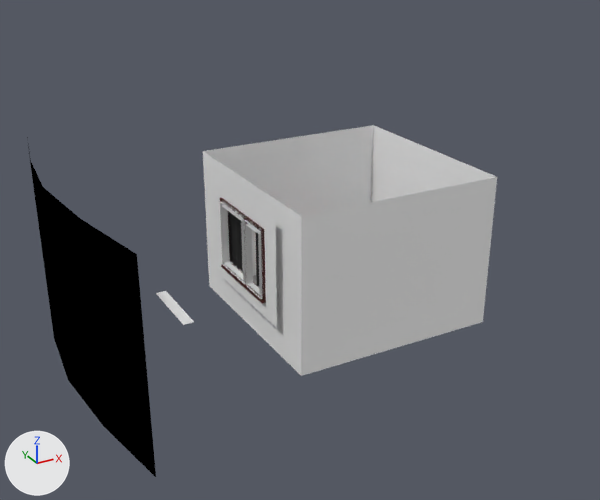
Two versions of the Blender file blend/furniture_003.blend, one commit apart.
The view is the same before and after, from a 50 mm lens placed at (-6.73, -10.8, 6.56), pointed at (-1.07, -0.52, 1.42). Arrows for +X, +Y and +Z are at lower left; the lights stay in place.

Names of what the first picture shows: 'Backdrop', 'Curtain R', 'Plane', 'Wall E', 'Wall N', 'Wall S', 'Wall W', 'Window'.
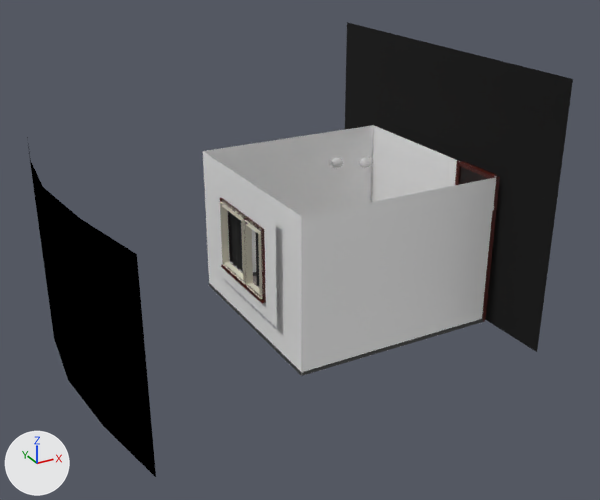
Where the change shows, as pixel boxes (x1, y1, x2, y2) in the pictures (600 x 500 px):
'Wall N.001', added (black)
    after: (345, 22, 573, 352)
'Plane.002', added
    after: (455, 160, 500, 322)
'Plinta', added
    after: (302, 319, 483, 376)
'Plane', deleted
    before: (156, 291, 194, 325)
'Plinta.001', added
    after: (209, 283, 301, 375)
'Plane.004', added
    after: (459, 167, 488, 185)
'Plinta.002', added
    after: (253, 272, 257, 276)
part 1 of me_plane_002, built on
    both: (373, 126, 496, 186)

Edits to the bpy script that builds the scene:
```text
Add mat_plinta:
    mat_plinta = bpy.data.materials.new('Plinta')
    # uses the picture img_plinta_tex_jpg
Add mat_door_window:
    mat_door_window = bpy.data.materials.new('Door Window')
    # colours: orange #e1a432
    # uses the picture img_door_window_tex_jpg
Change me_plane_002:
    where me_plane_002.from_pydata(...)  # 4 vertices, 1 face; spans x -1.7..1.7, y -2.5..0.0, z 0.0
    used by ob_wall_e; location = (1.7, 0.0, 0.0); rotation_euler = (-1.571, 0.0, 1.571), in degrees (-90, 0, 90)
    verts and faces of me_plane_002; kept vertices keep their numbers, new ones are numbered from 4
    me_plane_002 part 1
    add delete_faces([(0, 1, 3, 2)])
    add verts[4] = (-1.63, 0.0, 0.0)
    add verts[5] = (-0.76, -2.5, 0.0)  # pixel (458, 160)
    add verts[6] = (-0.83, 0.0, 0.0)
    add verts[7] = (-1.63, -2.43, 0.0)
    add verts[8] = (-0.83, -2.43, 0.0)  # pixel (460, 165)
    add verts[9] = (-0.76, 0.0, 0.0)
    add faces += [(1, 3, 9, 5), (0, 7, 4, 2), (0, 5, 8, 7), (5, 9, 6, 8)]
Add me_plane_023:
    me_plane_023.from_pydata([(-1.7, -2.5, 0.0), (1.7, -2.5, 0.0), (-1.7, 0.0, 0.0), (1.7, 0.0, 0.0)], [], [(0, 1, 3, 2)])
    me_plane_023.materials.append(mat_black)  # black #000000
Remove ob_plane:
    ob_plane = bpy.data.objects.new('Plane', me_plane_006)
Add ob_wall_n_001:
    ob_wall_n_001 = bpy.data.objects.new('Wall N.001', me_plane_023)
    ob_wall_n_001.location = (1.79, 0.0, 0.0)
    ob_wall_n_001.rotation_euler = (-1.571, 0.0, 1.571)  # degrees (-90, 0, 90)
    ob_wall_n_001.scale = (1.68, 1.68, 1.68)
Add ob_plinta_002:
    ob_plinta_002 = bpy.data.objects.new('Plinta.002', me_plane_009)  # 64 vertices, 62 faces; spans x -1.7..1.7, y -0.07..0.0, z 0.0..0.02; modifiers SUBSURF
    ob_plinta_002.location = (0.0, 1.7, 0.0)
    ob_plinta_002.rotation_euler = (-1.571, 0.0, -3.142)  # degrees (-90, 0, -180)
Add ob_plinta_001:
    ob_plinta_001 = bpy.data.objects.new('Plinta.001', me_plane_009)  # 64 vertices, 62 faces; spans x -1.7..1.7, y -0.07..0.0, z 0.0..0.02; modifiers SUBSURF
    ob_plinta_001.location = (-1.7, 0.0, 0.0)
    ob_plinta_001.rotation_euler = (-1.571, 0.0, -1.571)  # degrees (-90, 0, -90)
Add ob_plinta:
    ob_plinta = bpy.data.objects.new('Plinta', me_plane_009)  # 64 vertices, 62 faces; spans x -1.7..1.7, y -0.07..0.0, z 0.0..0.02; modifiers SUBSURF
    ob_plinta.location = (0.0, -1.7, 0.0)
    ob_plinta.rotation_euler = (-1.571, 0.0, 0.0)  # degrees (-90, 0, 0)
Add ob_plane_004:
    ob_plane_004 = bpy.data.objects.new('Plane.004', me_plane_022)  # 4 vertices, 1 face; spans x 0.0, y -0.407..0.407, z -0.208..0.208
    ob_plane_004.location = (1.7, -1.23, 2.23)
Add ob_plane_002:
    ob_plane_002 = bpy.data.objects.new('Plane.002', me_plane_018)  # 485 vertices, 363 faces; spans x -2.5..0.0, y -0.48..0.46, z -0.05..0.03; modifiers SUBSURF
    ob_plane_002.location = (1.7, -1.24, 0.0)
    ob_plane_002.rotation_euler = (-3.142, 1.571, 0.0)  # degrees (-180, 90, 0)
```
